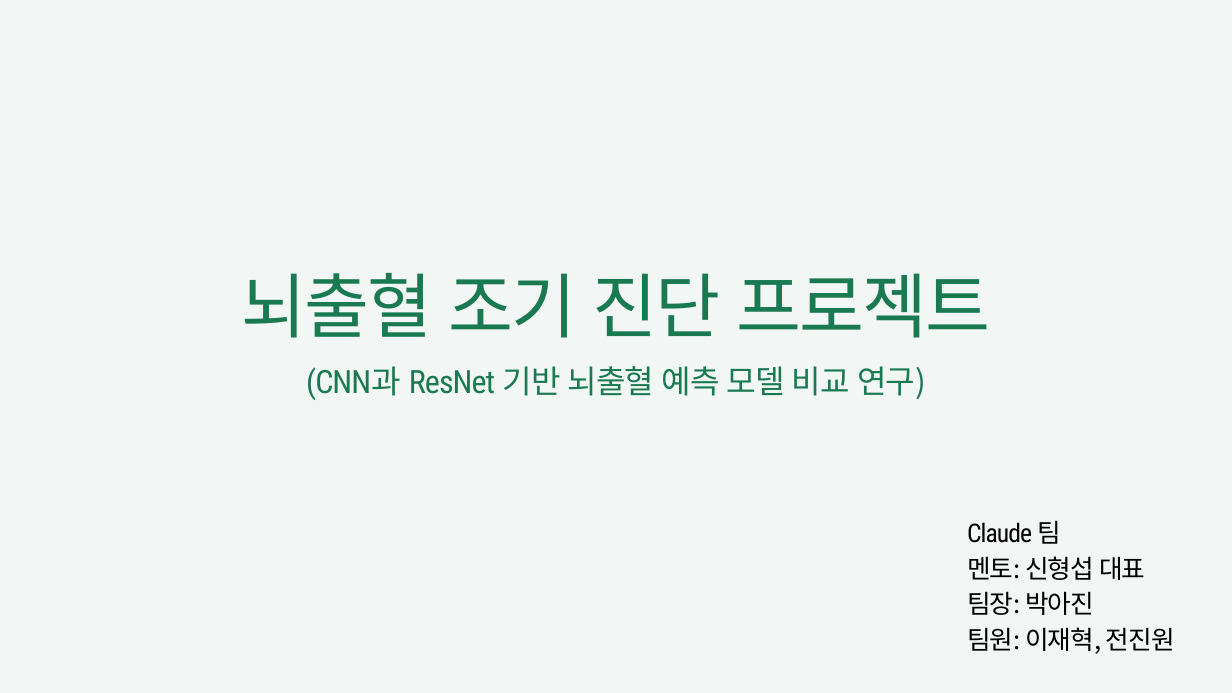
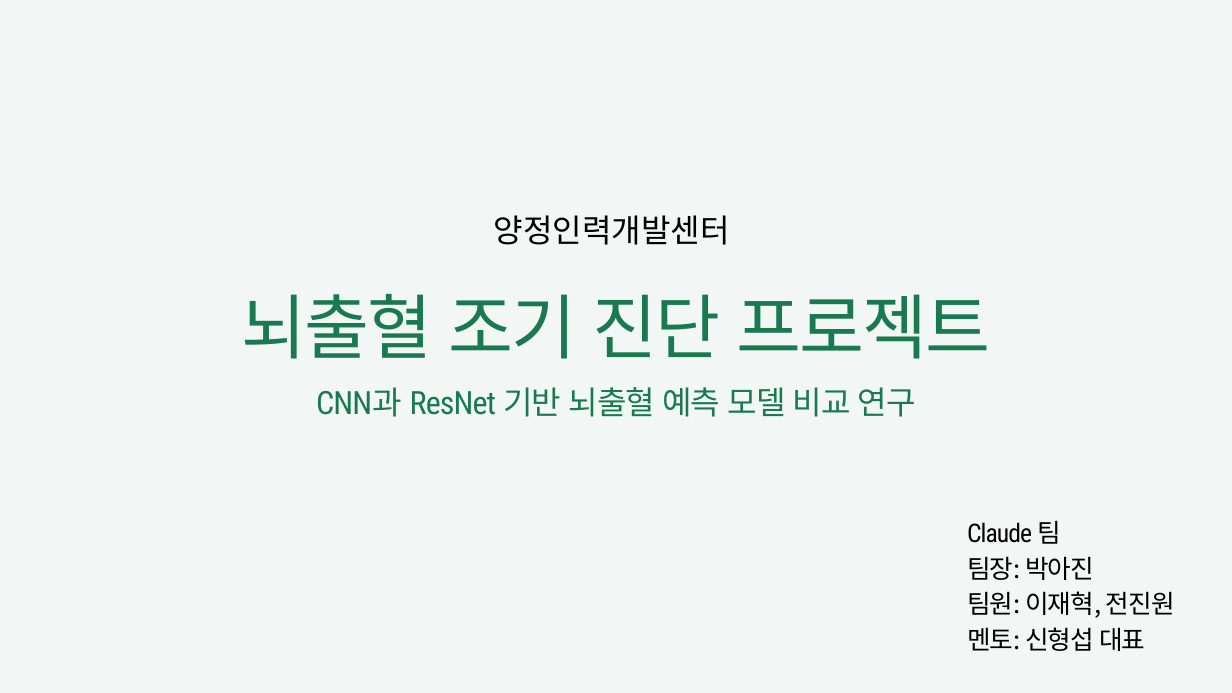
Before and after one commit to parkahjin/brain-hemorrhage, a slide deck: slide 1 of Slide/B팀_Claude_뇌출혈 조기 진단 프로젝트.pptx. Drawn at 1232x693 pixels with LibreOffice and Linux fonts; fonts in the diff are those of the drawing. Boxes give left, top, right and bottom in pixels: in the first picture for what was removed or moved away, otherwise in the second. Text is boxed around its words. In the diff, an @@ line names an element or a change of style, - is before the commit and + after.

```diff
--- a/Slide/B팀_Claude_뇌출혈 조기 진단 프로젝트.pptx
+++ b/Slide/B팀_Claude_뇌출혈 조기 진단 프로젝트.pptx
@@ text added at [494, 215, 730, 245], 50 pt, text #000000 @@
+양정인력개발센터
@@ text "뇌출혈 조기 진단 프로젝트": place and size @@
-text "뇌출혈 조기 진단 프로젝트" at [242, 273, 990, 338]
+text "뇌출혈 조기 진단 프로젝트" at [242, 294, 990, 359]
@@ text at [316, 387, 916, 417]: text changed @@
-(CNN과 ResNet 기반 뇌출혈 예측 모델 비교 연구)
+CNN과 ResNet 기반 뇌출혈 예측 모델 비교 연구
@@ text at [967, 556, 1145, 580]: paragraph removed @@
-멘토: 신형섭 대표
@@ text at [967, 627, 1145, 651]: paragraph added @@
+멘토: 신형섭 대표
```
Also in this commit, not shown: 15 other slides changed, 1 slide added, 5 other files.
